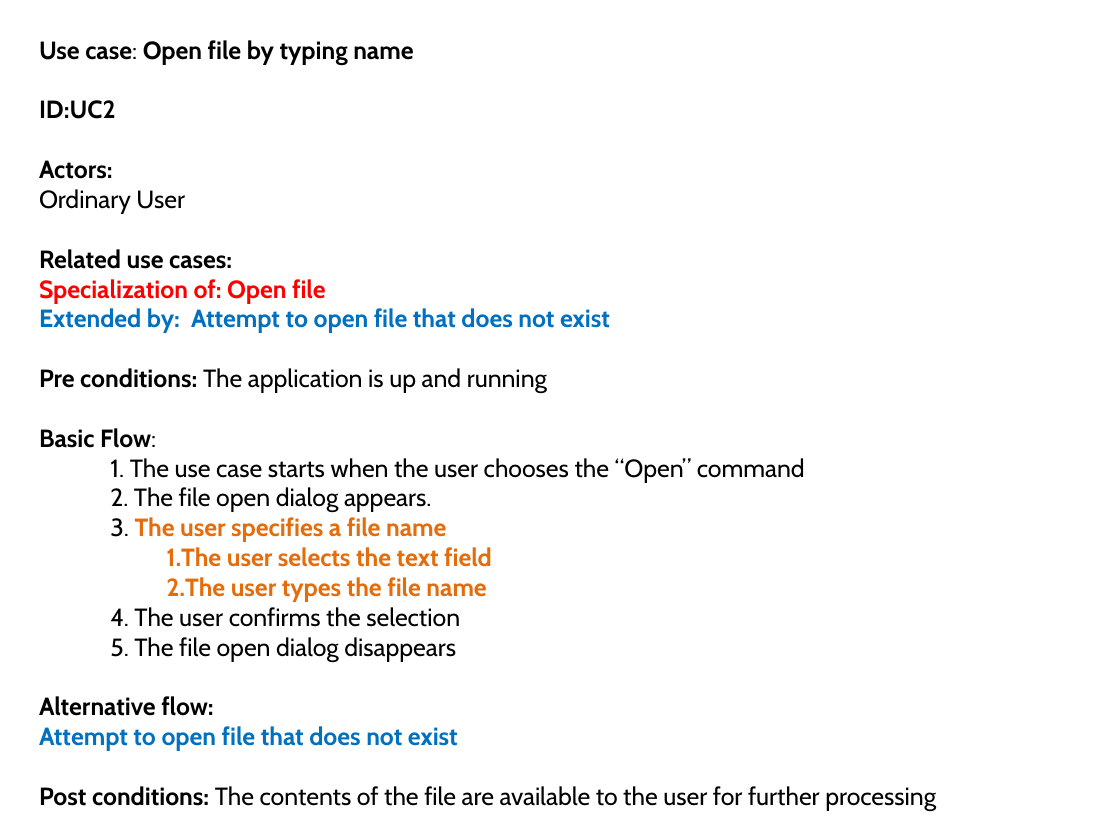
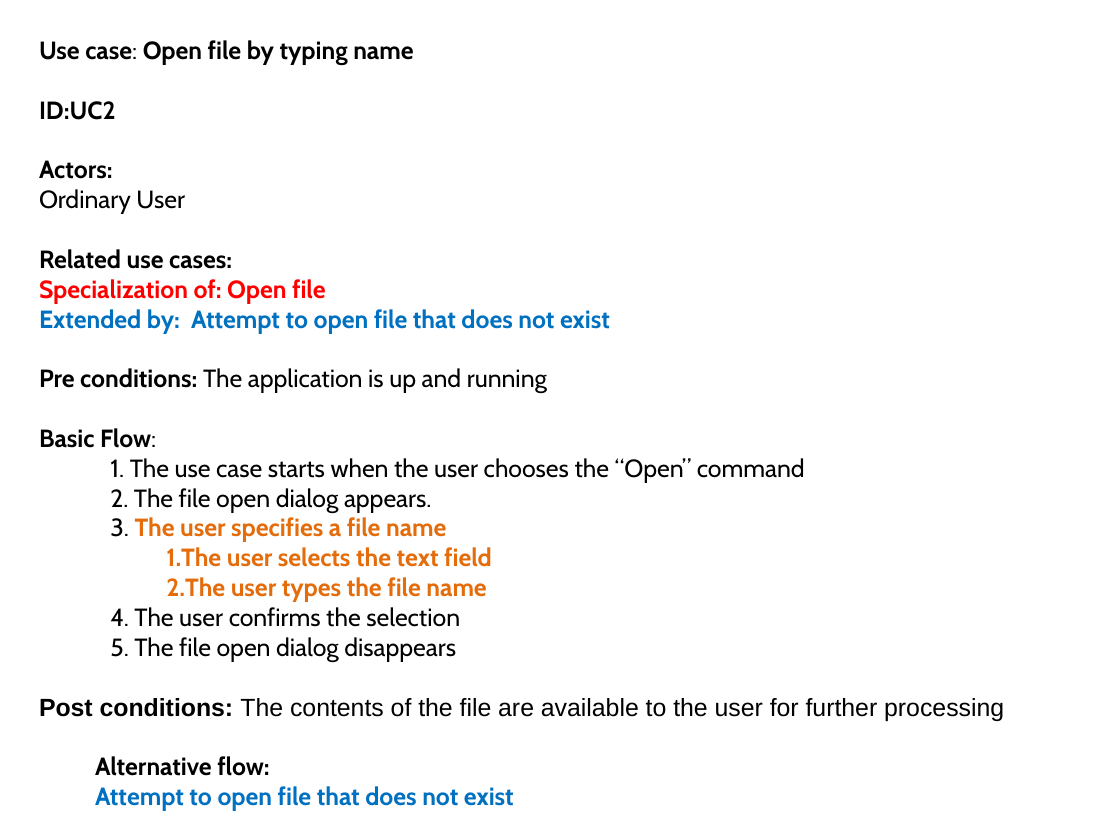
Before and after one commit to zarras/myy803-slides, a slide deck: slide 12 of 5-SoftEng-Modeling.ppt. Drawn at 1120x840 pixels with LibreOffice and Linux fonts; fonts in the diff are those of the drawing. Boxes give left, top, right and bottom in pixels: in the first picture for what was removed or moved away, otherwise in the second. Text is boxed around its words. In the diff, an @@ line names an element or a change of style, - is before the commit and + after.

```diff
--- a/5-SoftEng-Modeling.ppt
+++ b/5-SoftEng-Modeling.ppt
@@ text at (39, 698, 1004, 721): paragraph added @@
+Post conditions: The contents of the file are available to the user for further processing
@@ text at (39, 786, 936, 811): paragraph removed @@
-Post conditions: The contents of the file are available to the user for further processing
```
Also in this commit, not shown: 3 other slides changed, 3 other files.
